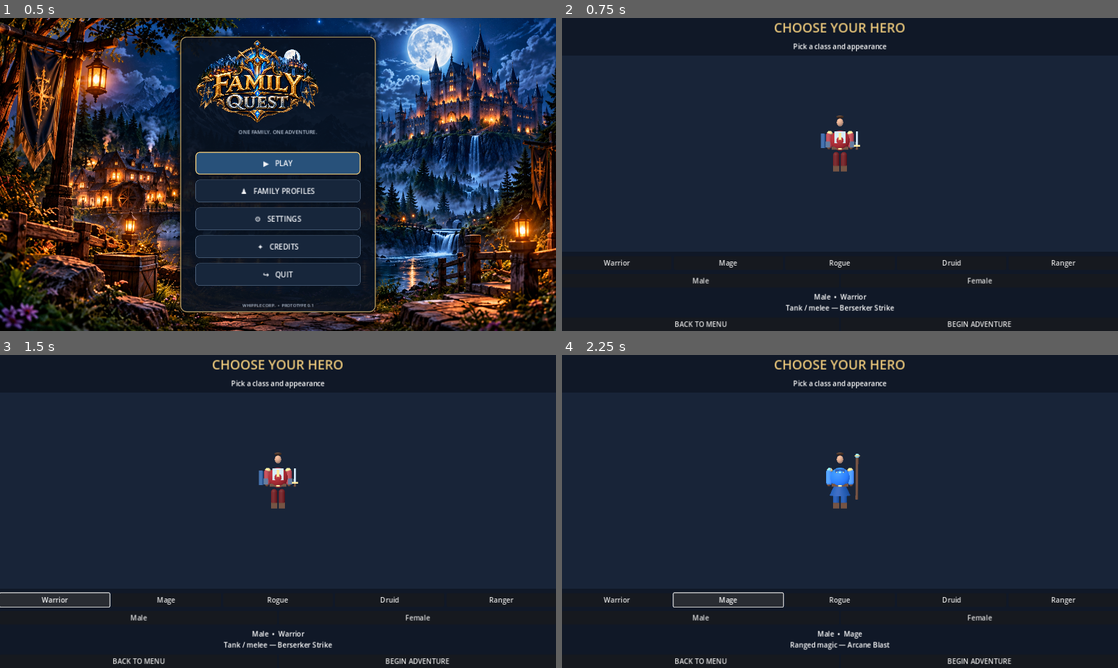
Above: before the commit, frames 1-4 (two rows, left to right).
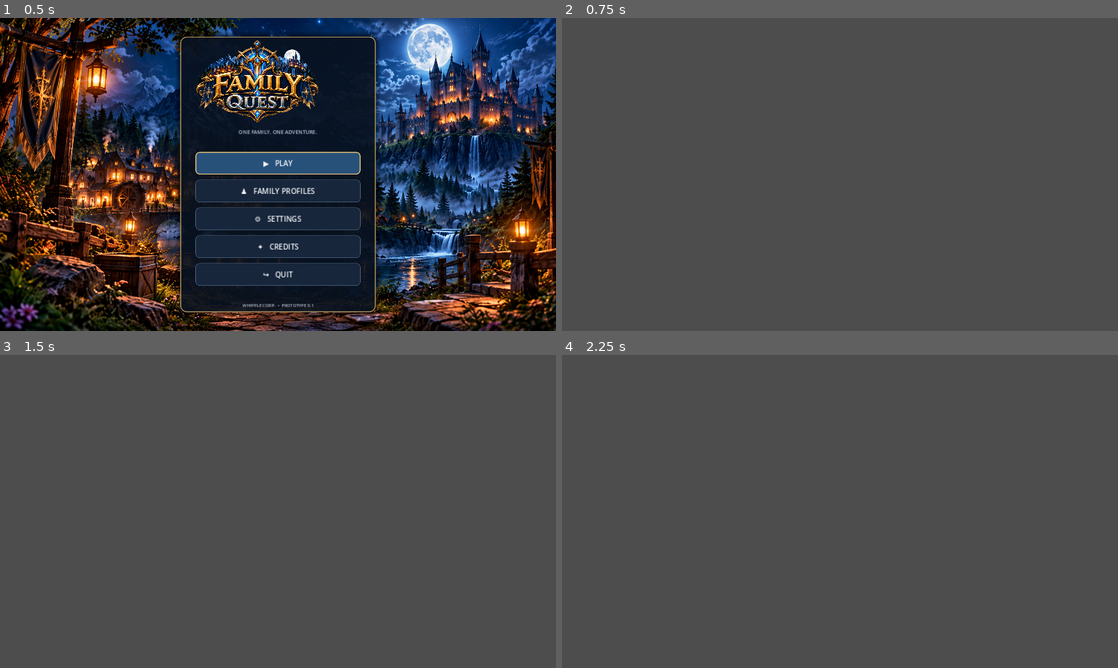
Above: after the commit, the same moments.

Repository: joeywhipple5-dot/Family-Quest
Game: Godot game, scene res://scenes/MainMenu.tscn
The game is run twice, just before and just after one commit, with the same random seed, the same clock (stepped at 60 frames per second) and the same inputs.
Inputs (mouse positions are in pixels of both pictures, inside the frame that each line leads up to):
- Up to frame 1 (0.5 s): no input
- Up to frame 2 (0.75 s): click "▶ PLAY" at 0.5 s
- Up to frame 3 (1.5 s): click (55, 599) at 1.25 s, where only the run before the commit has a clickable "Warrior"
- Up to frame 4 (2.25 s): click (728, 599) at 2 s, where only the run before the commit has a clickable "Mage"

Frame 1 is identical in both runs. In frame 2, 100% of the frame differs, in the area x 0-100%, y 0-100%; in frame 3, 100%; in frame 4, 100%.
Error after the commit: Parse Error: Used tab character for indentation instead of space as used before in the file. (res://scripts/CharacterSelection.gd:44)

Commit message:
Update CharacterSelection.gd

Diff:
--- a/scripts/CharacterSelection.gd
+++ b/scripts/CharacterSelection.gd
@@ -40,16 +40,24 @@
     var back := Button.new(); back.text = "BACK TO MENU"; back.size_flags_horizontal = Control.SIZE_EXPAND_FILL; back.pressed.connect(func(): get_tree().change_scene_to_file("res://scenes/MainMenu.tscn")); bottom.add_child(back)
     var play := Button.new(); play.text = "BEGIN ADVENTURE"; play.size_flags_horizontal = Control.SIZE_EXPAND_FILL; play.pressed.connect(_begin_adventure); bottom.add_child(play)
 
+
 func _choose_class(value: String) -> void:
-    chosen_class = value; _refresh_preview()
+	if PlayerProfile.character_locked:
+		return
+	chosen_class = value
+	_refresh_preview()
+
+
 func _choose_gender(value: String) -> void:
-    chosen_gender = value; _refresh_preview()
-func _refresh_preview() -> void:
-    if is_instance_valid(builder):
-        for child in builder.get_children(): child.queue_free()
-        var character: Node3D = builder.build_character(chosen_class, chosen_gender)
-        builder.add_child(character)
-    if is_instance_valid(details): details.text = "%s  •  %s\n%s" % [chosen_gender.capitalize(), chosen_class, DESCRIPTIONS[chosen_class]]
+	if PlayerProfile.character_locked:
+		return
+	chosen_gender = value
+	_refresh_preview()
+
+
 func _begin_adventure() -> void:
-    PlayerProfile.set_selection(chosen_class, chosen_gender)
-    get_tree().change_scene_to_file("res://scenes/Main.tscn")
+	if not PlayerProfile.character_locked:
+		PlayerProfile.set_selection(chosen_class, chosen_gender)
+		PlayerProfile.lock_selection()
+
+	get_tree().change_scene_to_file("res://scenes/Main.tscn")
